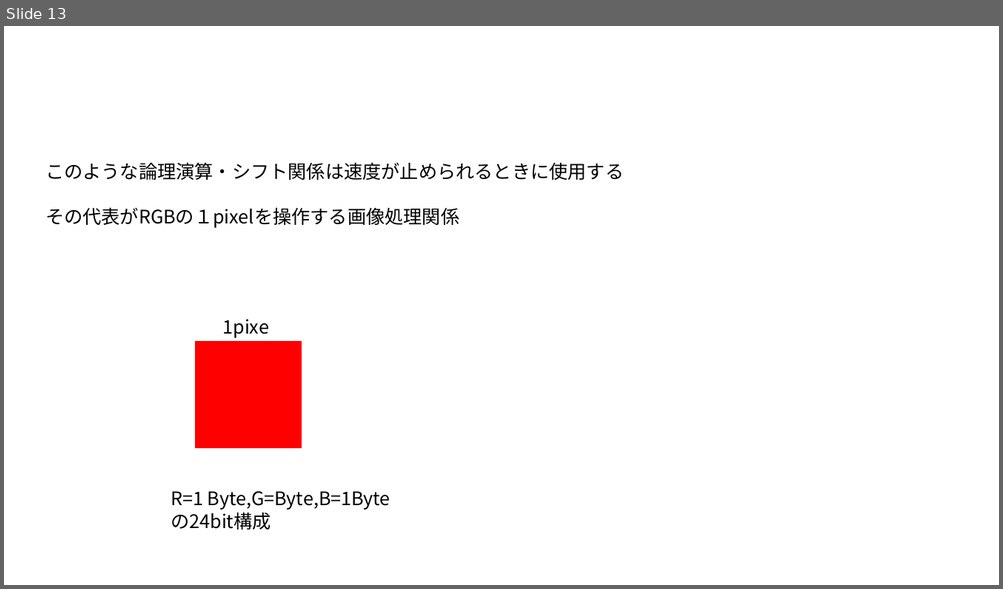
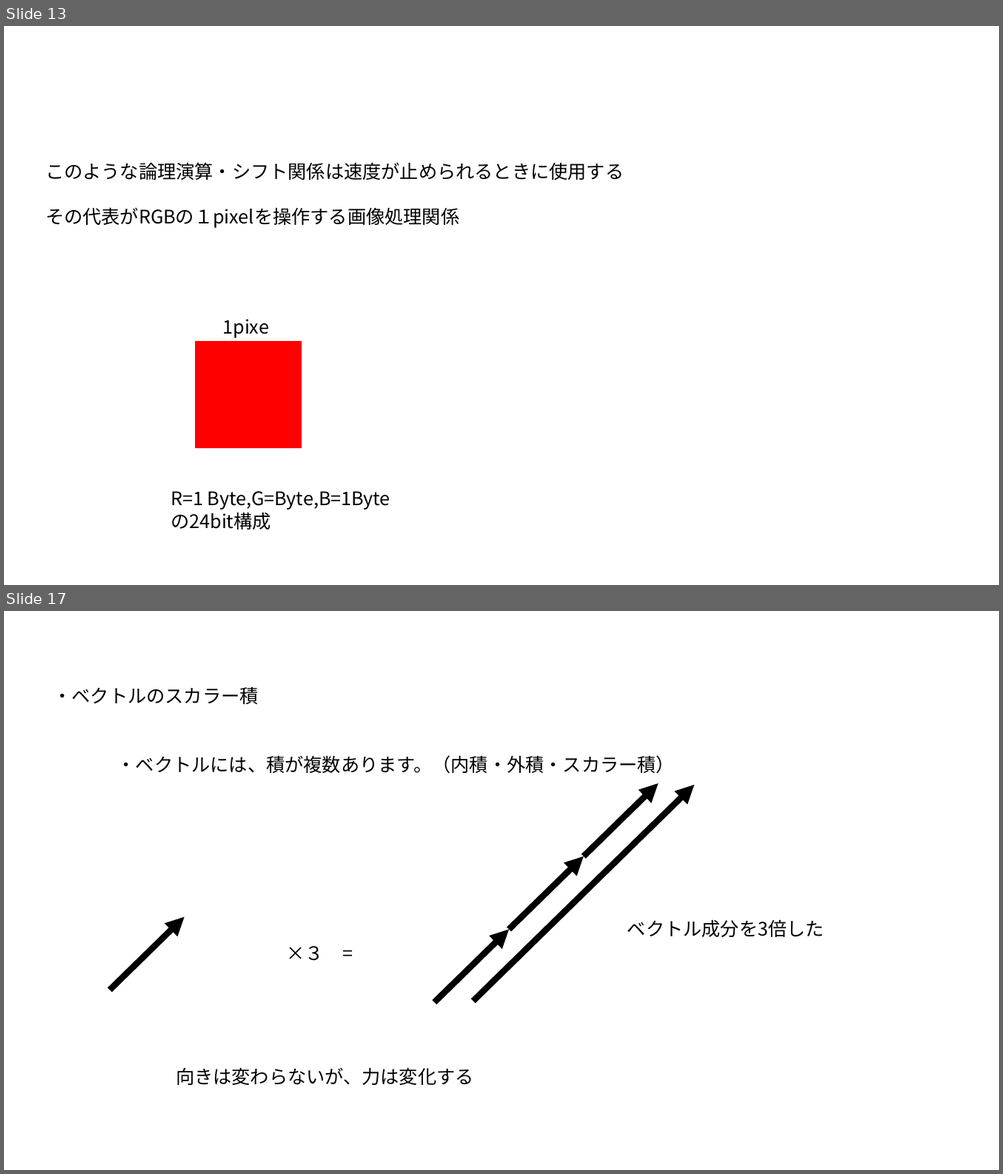
Before and after one commit to UMA729/MySchoolDatas, a slide deck: ゲ数Ⅱ/ゲーム数学.pptx. Shown one above the other, each under a label of ours: slide 13 before the commit, slides 13 and 17 after it; the slides between them are not shown. The pictures are 1003x589 and 1003x1174 pixels, drawn with LibreOffice and Linux fonts; fonts in the diff are those of the drawing. Boxes give left, top, right and bottom in pixels: in the first picture for what was removed or moved away, otherwise in the second. Text is boxed around its words. In the diff, an @@ line names an element or a change of style, - is before the commit and + after.

Commit message:
ゲーム数学で新しくvsプロジェクトを作った

```diff
--- a/ゲ数Ⅱ/ゲーム数学.pptx
+++ b/ゲ数Ⅱ/ゲーム数学.pptx
@@ slide 17 added at (4, 611, 999, 1170), background #FFFFFF @@
@@ text added at (54, 686, 259, 704), 18 pt, text #000000 @@
+・ベクトルのスカラー積
@@ text added at (117, 755, 674, 774), 18 pt, text #000000 @@
+・ベクトルには、積が複数あります。（内積・外積・スカラー積）
@@ arrow added from (473, 1001) to (694, 785), #000000 6 pt @@
@@ arrow added from (583, 857) to (658, 783), #000000 6 pt @@
@@ arrow added from (509, 930) to (583, 857), #000000 6 pt @@
@@ arrow added from (110, 990) to (185, 917), #000000 6 pt @@
@@ text added at (627, 920, 824, 937), 18 pt, text #000000 @@
+ベクトル成分を3倍した
@@ arrow added from (435, 1002) to (509, 930), #000000 6 pt @@
@@ text added at (287, 946, 324, 961), 18 pt, text #000000 @@
+×３ =
@@ text added at (176, 1068, 474, 1085), 18 pt, text #000000 @@
+向きは変わらないが、力は変化する
```
Also in this commit, not shown: 5 other slides added, 17 other files.
